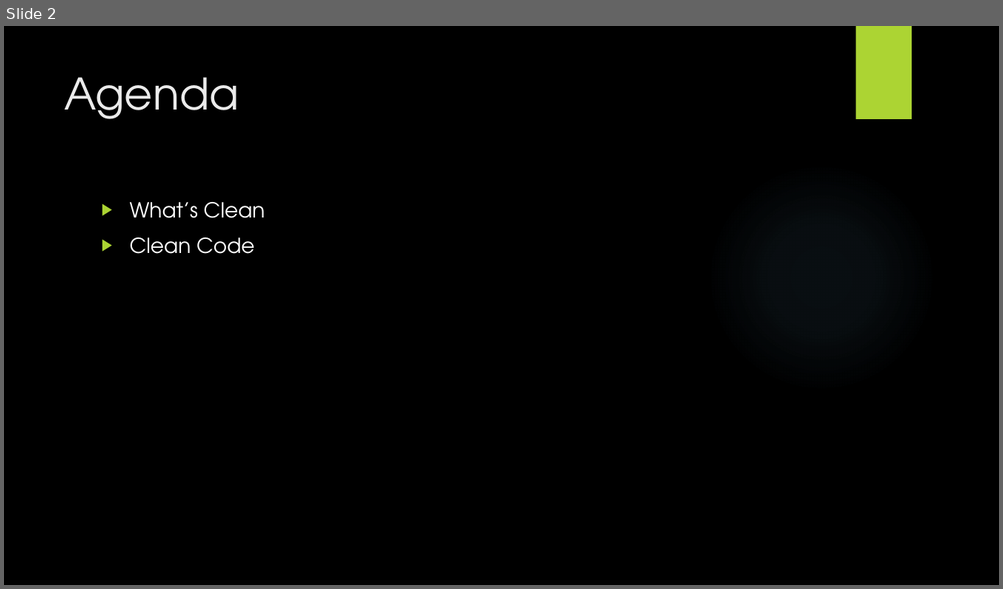
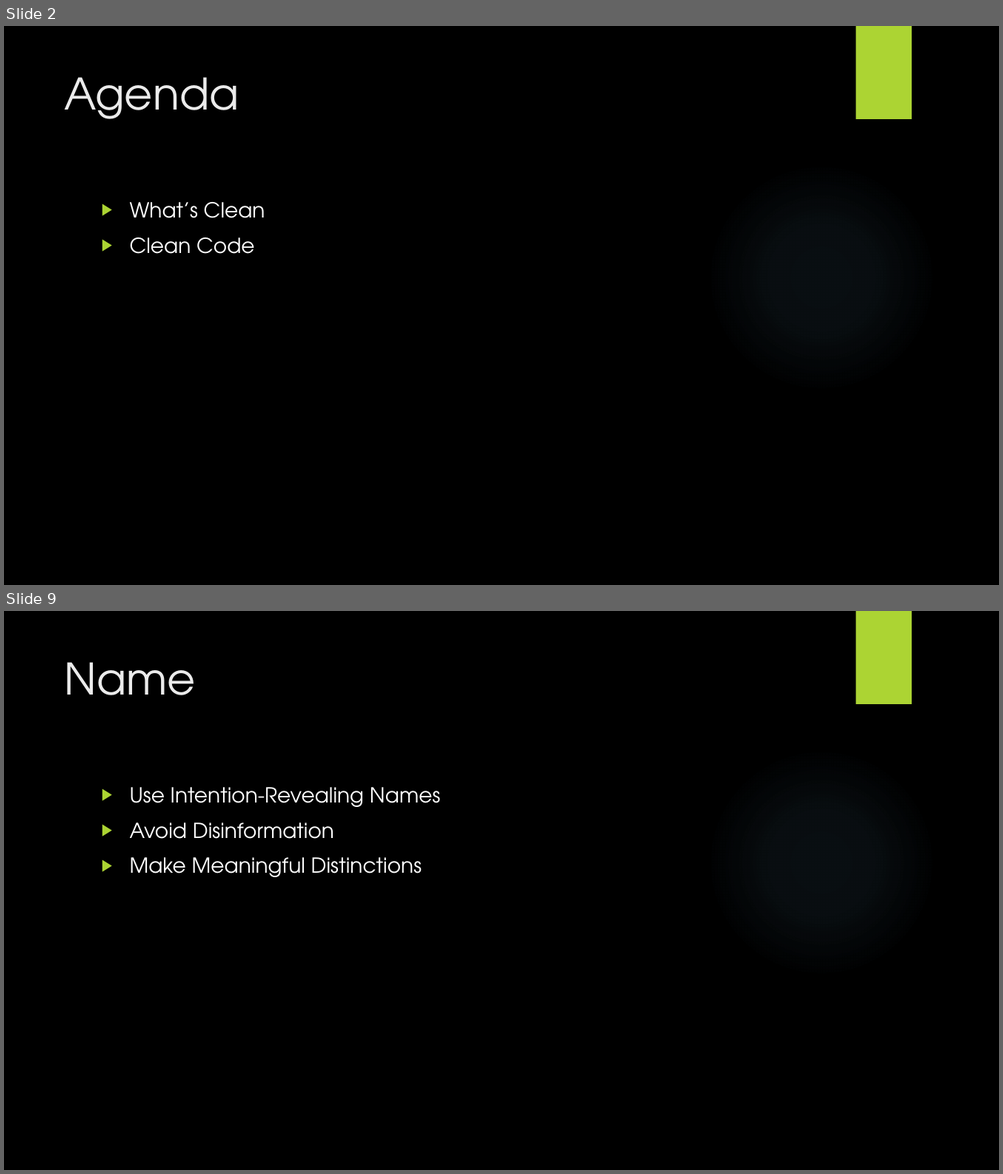
Before and after one commit to wanglifeng/PPT, a slide deck: Clean Code.pptx. Shown one above the other, each under a label of ours: slide 2 before the commit, slides 2 and 9 after it; the slides between them are not shown. The pictures are 1003x589 and 1003x1174 pixels, drawn with LibreOffice and Linux fonts; fonts in the diff are those of the drawing; background and template pictures are left out. Boxes give left, top, right and bottom in pixels: in the first picture for what was removed or moved away, otherwise in the second. Text is boxed around its words. In the diff, an @@ line names an element or a change of style, - is before the commit and + after.

```diff
--- a/Clean Code.pptx
+++ b/Clean Code.pptx
@@ slide 9 added at [4,611,999,1170], background picture (left out); not listed: 2 template elements that a slide beside it also shows @@
@@ title added at [64,662,196,695], 42 pt, text #EBEBEB @@
+Name
@@ text added at [130,787,441,877], 20 pt, text #FFFFFF @@
+▶ Use Intention-Revealing Names
+▶ Avoid Disinformation
+▶ Make Meaningful Distinctions
```
Also in this commit, not shown: 1 slide changed, 11 other slides added, 1 slide removed.
